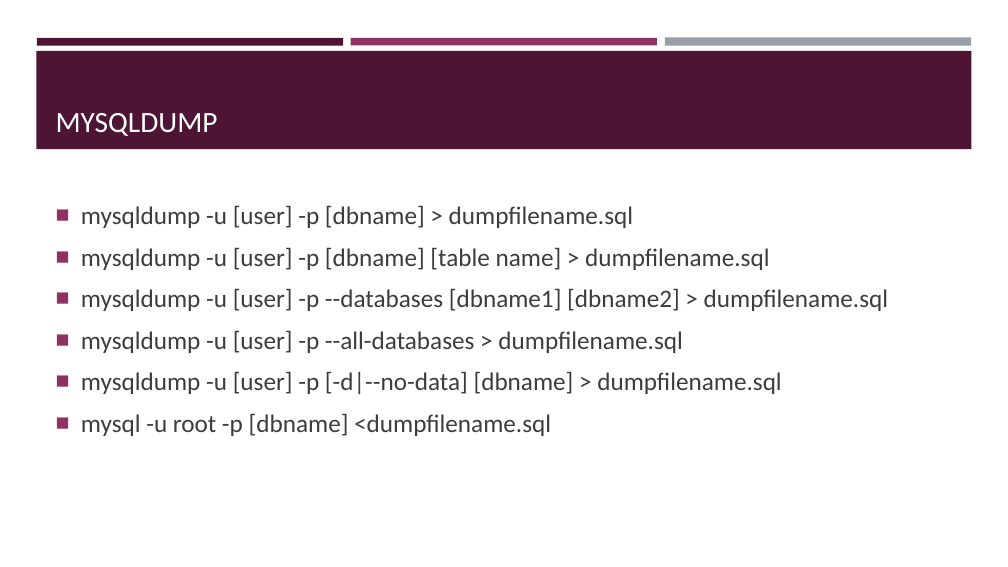
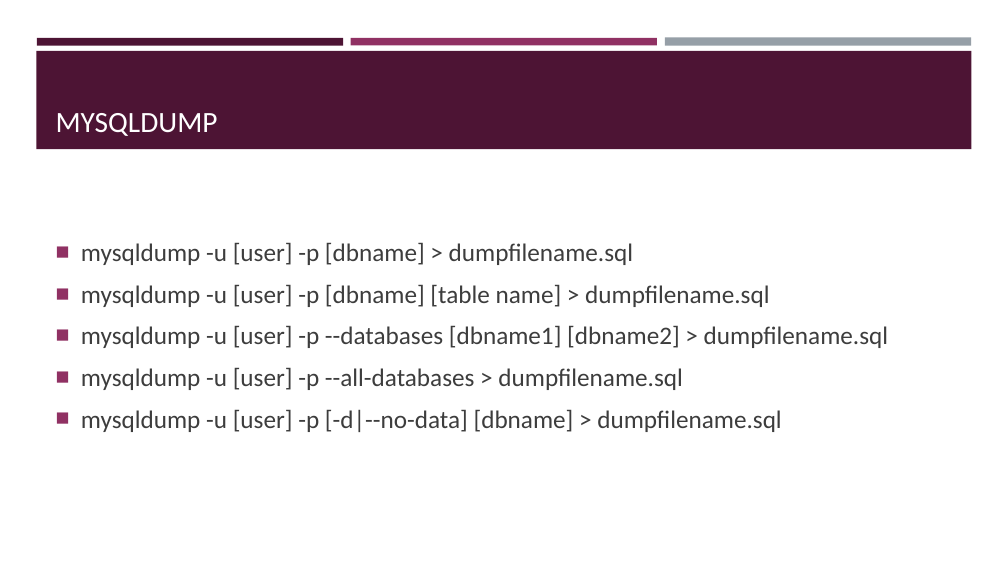
Before and after one commit to mhaidn-tgm/DBBackup, a slide deck: slide 4 of Präsentation.pptx. Drawn at 1008x567 pixels with LibreOffice and Linux fonts; fonts in the diff are those of the drawing. Boxes give left, top, right and bottom in pixels: in the first picture for what was removed or moved away, otherwise in the second. Text is boxed around its words. In the diff, an @@ line names an element or a change of style, - is before the commit and + after.

Commit message:
added presentation

```diff
--- a/Präsentation.pptx
+++ b/Präsentation.pptx
@@ text at (x1=81, y1=413, x2=551, y2=436): paragraph removed @@
-■ mysql -u root -p [dbname] <dumpfilename.sql
```
Also in this commit, not shown: 1 other slide changed, 2 slides added, 1 other file.
